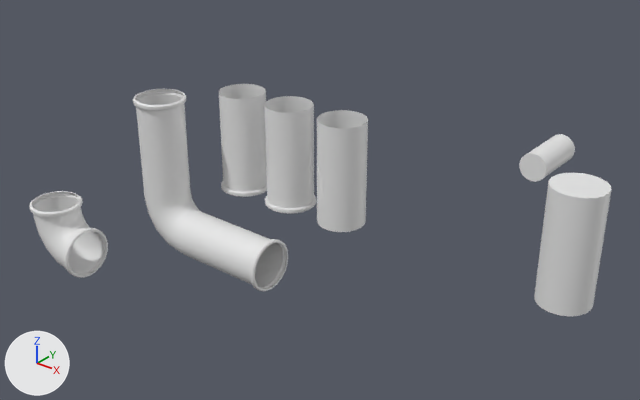
Two versions of the FBX model Assets/ModularTileKit/ModularPipeKit_James/MainPipeSectionB_Mod.fbx, one commit apart.
Rendered twice from a camera (50 mm lens) standing at (0.271, -0.28, 0.222) and looking at (0.077, -0.037, 0.071). Lighting does not change. The marker at lower left points along +X, +Y and +Z. The picture after the commit comes second. Where no turn or scale is listed for an object, it has been applied to the vertices.

Objects in the first picture: 'ElbowPiece_Mod', 'LShapePipe_Mod', 'MainPipeSectionA_Mod', 'MainPipeSectionB_Mod', 'MainPipeSectionC_Mod', 'pCylinder2', 'pCylinder4'.
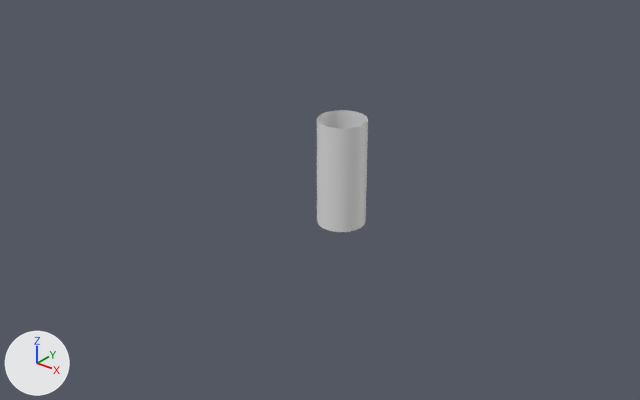
The newer file is also turned or shifted as a whole; pictures and numbers use the older file's frame.

Boxes (x1, y1, x2, y2) around the edits, measured in the pictures (640 x 400 px):
'LShapePipe_Mod', deleted: before (133, 89, 288, 291)
'pCylinder4', deleted: before (534, 173, 611, 316)
'MainPipeSectionC_Mod', deleted: before (265, 96, 316, 214)
'MainPipeSectionA_Mod', deleted: before (219, 84, 267, 197)
'ElbowPiece_Mod', deleted: before (29, 191, 108, 278)
'pCylinder2', deleted: before (519, 134, 575, 182)

What changed in the scene script:
```text
Remove ob_lshapepipe_mod:
    ob_lshapepipe_mod = bpy.data.objects.new('LShapePipe_Mod', me_mesh)
    ob_lshapepipe_mod.location = (-0.0027, -0.0475, 0.038)
Remove ob_elbowpiece_mod:
    ob_elbowpiece_mod = bpy.data.objects.new('ElbowPiece_Mod', me_mesh_005)
    ob_elbowpiece_mod.location = (-0.0329, -0.0839, 0.0344)
Remove ob_pcylinder2:
    ob_pcylinder2 = bpy.data.objects.new('pCylinder2', me_mesh_001)
    ob_pcylinder2.location = (0.1494, -0.0062, 0.1)
Remove ob_mainpipesectionc_mod:
    ob_mainpipesectionc_mod = bpy.data.objects.new('MainPipeSectionC_Mod', me_mesh_004)
    ob_mainpipesectionc_mod.location = (0.038, -0.021, 0.1001)
Remove ob_pcylinder4:
    ob_pcylinder4 = bpy.data.objects.new('pCylinder4', me_mesh_003)
    ob_pcylinder4.location = (0.1727, -0.021, 0.0779)
Remove ob_mainpipesectiona_mod:
    ob_mainpipesectiona_mod = bpy.data.objects.new('MainPipeSectionA_Mod', me_mesh_002)
    ob_mainpipesectiona_mod.location = (0.012, -0.021, 0.1001)
```
